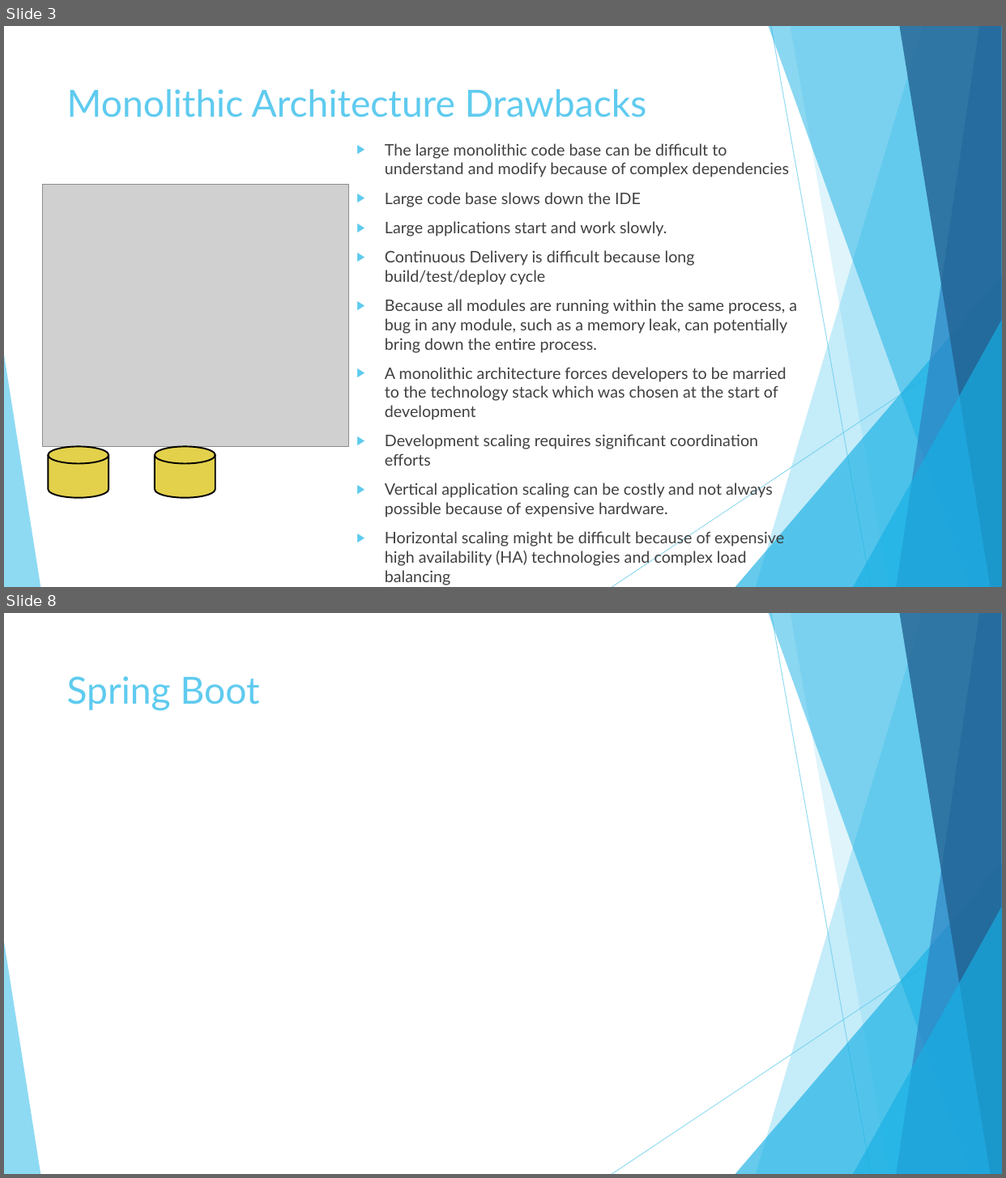
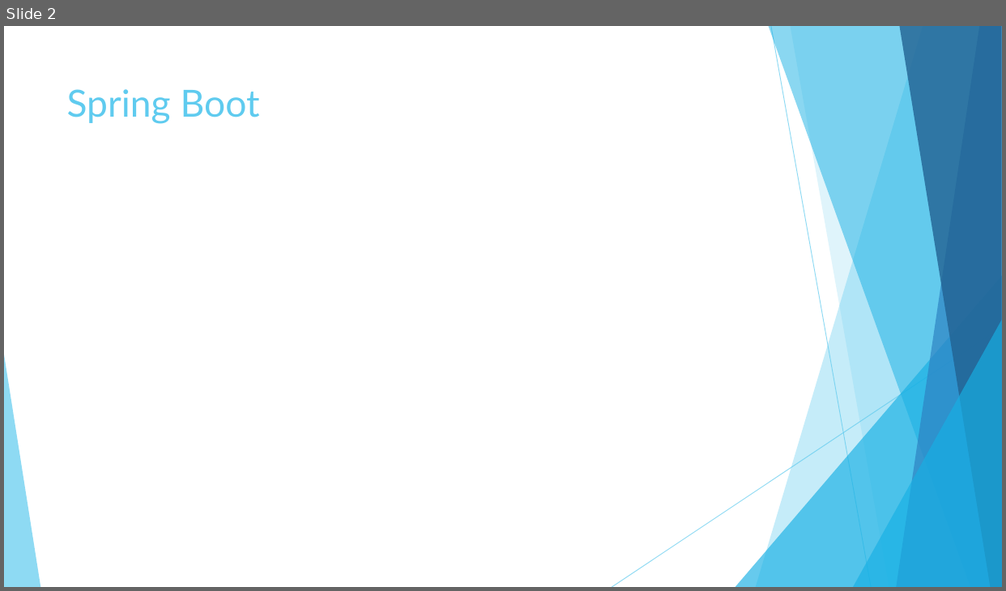
Before and after one commit to vlytsus/springboot-cloud-demo-one, a slide deck: docs/Presentation.pptx. Shown one above the other, each under a label of ours: slides 3 and 8 before the commit, slide 2 after it; the slides between them are not shown. The pictures are 1006x1178 and 1006x591 pixels, drawn with LibreOffice and Linux fonts; fonts in the diff are those of the drawing; grey boxes stand for pictures. Boxes give left, top, right and bottom in pixels: in the first picture for what was removed or moved away, otherwise in the second. Text is boxed around its words. In the diff, an @@ line names an element or a change of style, - is before the commit and + after.

```diff
--- a/docs/Presentation.pptx
+++ b/docs/Presentation.pptx
@@ slide 3 removed at (4,26,1002,587), background #FFFFFF; not listed: 10 template elements that a slide beside it also shows @@
@@ title removed at (67,89,647,118) @@
-Monolithic Architecture Drawbacks
@@ text removed at (385,143,797,586) @@
-▶ The large monolithic code base can be difficult to understand and modify because of complex dependencies
-▶ Large code base slows down the IDE
-▶ Large applications start and work slowly.
-▶ Continuous Delivery is difficult because long build/test/deploy cycle
-▶ Because all modules are running within the same process, a bug in any module, such as a memory leak, can potentially bring down the entire process.
-▶ A monolithic architecture forces developers to be married to the technology stack which was chosen at the start of development
-▶ Development scaling requires significant coordination efforts
-▶ Vertical application scaling can be costly and not always possible because of expensive hardware.
-▶ Horizontal scaling might be difficult because of expensive high availability (HA) technologies and complex load balancing
-▶ Requires long term commitment to a technology stack
@@ picture removed at (43,184,349,446) @@
@@ cylinder removed at (49,446,108,497) @@
@@ cylinder removed at (155,446,215,497) @@
@@ what was slide 8 is now slide 2 @@
```
Also in this commit, not shown: 1 slide changed, 5 other slides removed, 1 other file.
